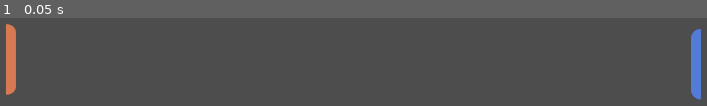
Above: before the commit, frame 1.
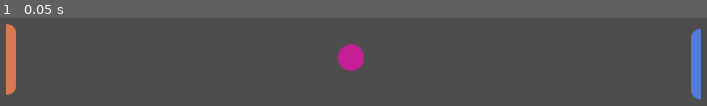
Above: after the commit, the same moment.

Repository: Heizahn/ping-pong-godot
Game: Godot game, scene res://Scenes/main_scene.tscn
Two runs of this game, one before a commit and one after it. Both use one fixed random seed, a clock stepped at 60 frames per second and the inputs below. The project has no main scene, so this scene is started directly.
Inputs:
- Up to frame 1 (0.05 s): no input

The runs differ from the first frame. In frame 1, 0.9% of the frame differs, in the area x 47-52%, y 29-61%.

Commit message:
se asignaron cuerpos rigidos al player, al enenmigo y a la pelota

Diff:
--- /dev/null
+++ b/Scenes/ball.tscn
@@ -0,0 +1,17 @@
+[gd_scene load_steps=3 format=3 uid="uid://dt2qwbc1d02h2"]
+
+[ext_resource type="Texture2D" uid="uid://cmq8tt7fey3ay" path="res://Assets/arts/Ball.png" id="1_4rsx7"]
+
+[sub_resource type="CircleShape2D" id="CircleShape2D_bt74q"]
+radius = 23.0868
+
+[node name="ball" type="RigidBody2D"]
+gravity_scale = 0.0
+freeze_mode = 1
+
+[node name="Sprite2D" type="Sprite2D" parent="."]
+scale = Vector2(1.5, 1.5)
+texture = ExtResource("1_4rsx7")
+
+[node name="CollisionShape2D" type="CollisionShape2D" parent="."]
+shape = SubResource("CircleShape2D_bt74q")
--- a/Scenes/enemy.tscn
+++ b/Scenes/enemy.tscn
@@ -1,8 +1,16 @@
-[gd_scene load_steps=2 format=3 uid="uid://o4s0wr1nhjak"]
+[gd_scene load_steps=3 format=3 uid="uid://o4s0wr1nhjak"]
 
 [ext_resource type="Texture2D" uid="uid://ca76twhtjlprv" path="res://Assets/arts/Computer.png" id="1_awk0u"]
 
-[node name="enemy" type="Node2D"]
+[sub_resource type="RectangleShape2D" id="RectangleShape2D_3w4de"]
+size = Vector2(15, 118)
+
+[node name="enemy" type="RigidBody2D"]
+gravity_scale = 0.0
 
 [node name="Sprite2D" type="Sprite2D" parent="."]
 texture = ExtResource("1_awk0u")
+
+[node name="CollisionShape2D" type="CollisionShape2D" parent="."]
+position = Vector2(0.5, 0)
+shape = SubResource("RectangleShape2D_3w4de")
--- a/Scenes/main_scene.tscn
+++ b/Scenes/main_scene.tscn
@@ -1,7 +1,8 @@
-[gd_scene load_steps=3 format=3 uid="uid://b3e6csppp6yd3"]
+[gd_scene load_steps=4 format=3 uid="uid://b3e6csppp6yd3"]
 
 [ext_resource type="PackedScene" uid="uid://jo1pxl3k1s2y" path="res://Scenes/player.tscn" id="1_jkit7"]
 [ext_resource type="PackedScene" uid="uid://o4s0wr1nhjak" path="res://Scenes/enemy.tscn" id="2_t5dk8"]
+[ext_resource type="PackedScene" uid="uid://dt2qwbc1d02h2" path="res://Scenes/ball.tscn" id="3_odw6q"]
 
 [node name="MainScene" type="Node2D"]
 
@@ -10,3 +11,6 @@
 
 [node name="enemy" parent="." instance=ExtResource("2_t5dk8")]
 position = Vector2(1262, 339)
+
+[node name="ball" parent="." instance=ExtResource("3_odw6q")]
+position = Vector2(675, 328)
--- a/Scenes/player.tscn
+++ b/Scenes/player.tscn
@@ -1,8 +1,16 @@
-[gd_scene load_steps=2 format=3 uid="uid://jo1pxl3k1s2y"]
+[gd_scene load_steps=3 format=3 uid="uid://jo1pxl3k1s2y"]
 
 [ext_resource type="Texture2D" uid="uid://cm2rogghdx11t" path="res://Assets/arts/Player.png" id="1_3surp"]
 
-[node name="Player" type="Node2D"]
+[sub_resource type="RectangleShape2D" id="RectangleShape2D_h2wnb"]
+size = Vector2(15, 118)
+
+[node name="Player" type="RigidBody2D"]
+gravity_scale = 0.0
 
 [node name="Sprite2D" type="Sprite2D" parent="."]
 texture = ExtResource("1_3surp")
+
+[node name="CollisionShape2D" type="CollisionShape2D" parent="."]
+position = Vector2(-0.5, 0)
+shape = SubResource("RectangleShape2D_h2wnb")
